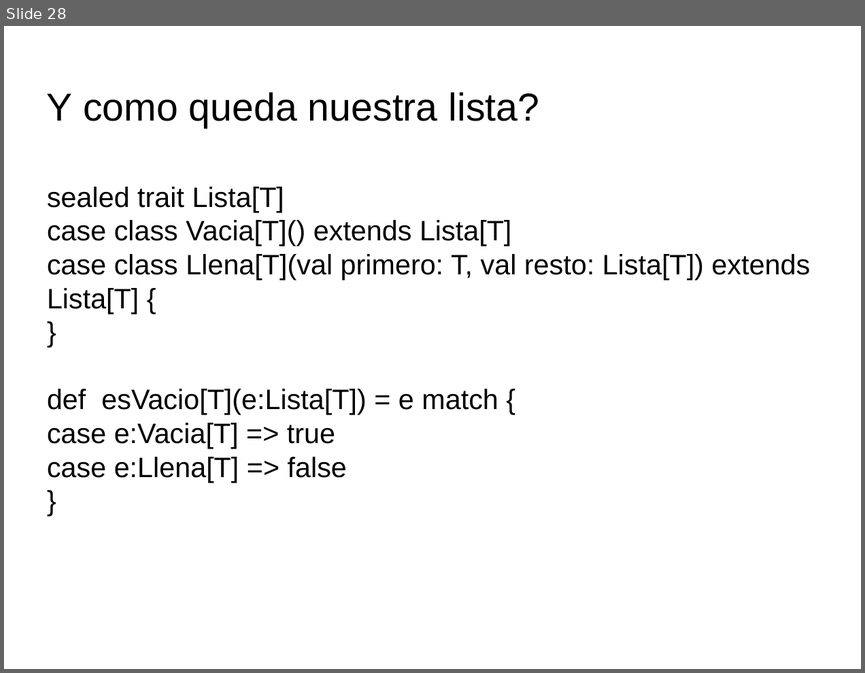
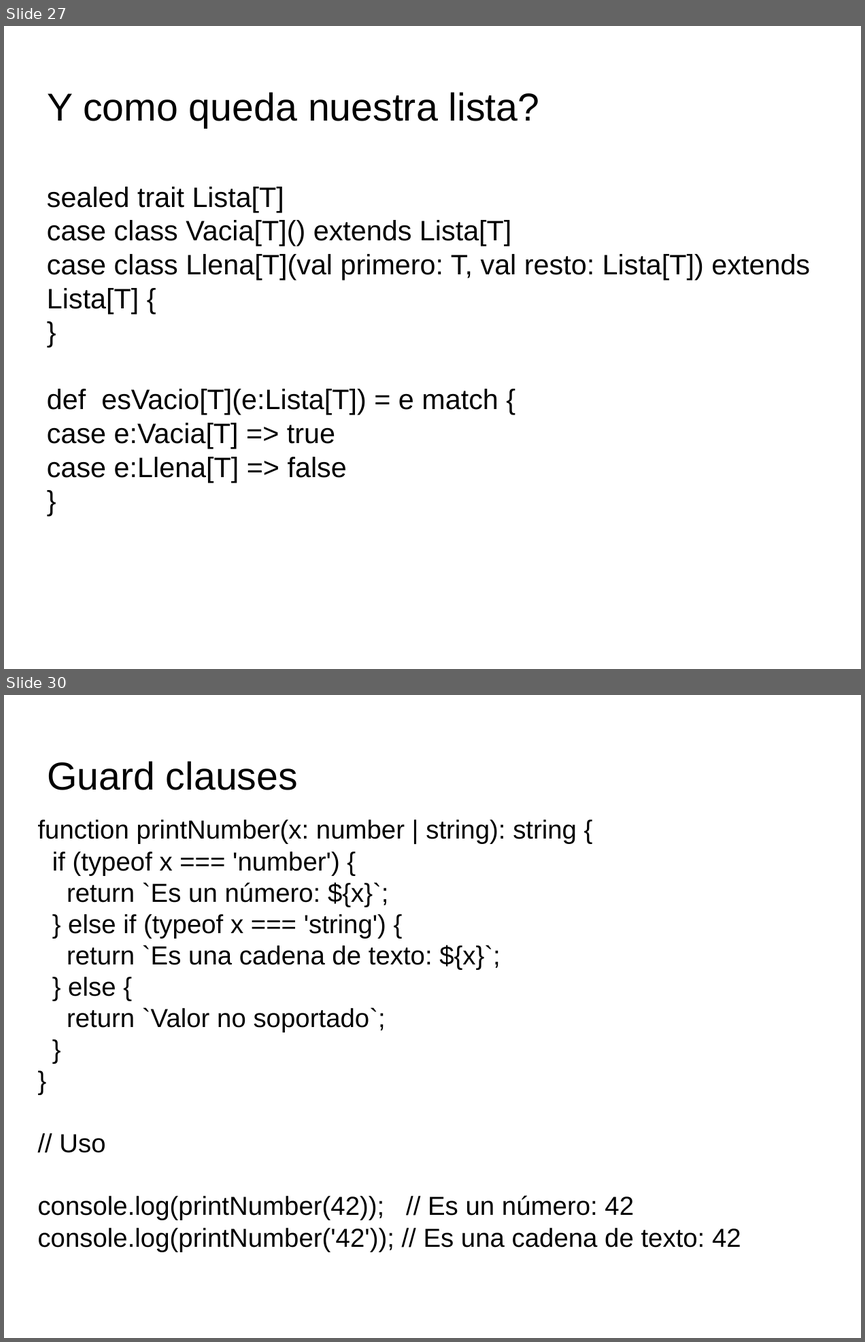
Before and after one commit to emanuelpeg/paradigmaUAP2024, a slide deck: funcional/clase3.pptx. Shown one above the other, each under a label of ours: slide 28 before the commit, slides 27 and 30 after it; the slides between them are not shown. The pictures are 865x673 and 865x1342 pixels, drawn with LibreOffice and Linux fonts; fonts in the diff are those of the drawing; background and template pictures are left out. Boxes give left, top, right and bottom in pixels: in the first picture for what was removed or moved away, otherwise in the second. Text is boxed around its words. In the diff, an @@ line names an element or a change of style, - is before the commit and + after.

```diff
--- a/funcional/clase3.pptx
+++ b/funcional/clase3.pptx
@@ slide 30 added at [4, 695, 861, 1338], background picture (left out) @@
@@ text added at [47, 761, 298, 790], 32.7 pt, text #000000 @@
+Guard clauses
@@ text added at [38, 819, 741, 1251], 21.9 pt, text #000000 @@
+function printNumber(x: number | string): string {
+if (typeof x === 'number') {
+return `Es un número: ${x}`;
+} else if (typeof x === 'string') {
+return `Es una cadena de texto: ${x}`;
+} else {
+return `Valor no soportado`;
+}
+}
+// Uso
+console.log(printNumber(42)); // Es un número: 42
+console.log(printNumber('42')); // Es una cadena de texto: 42
@@ what was slide 28 is now slide 27 @@
```
Also in this commit, not shown: 3 slides changed, 10 other slides added, 10 other files.
